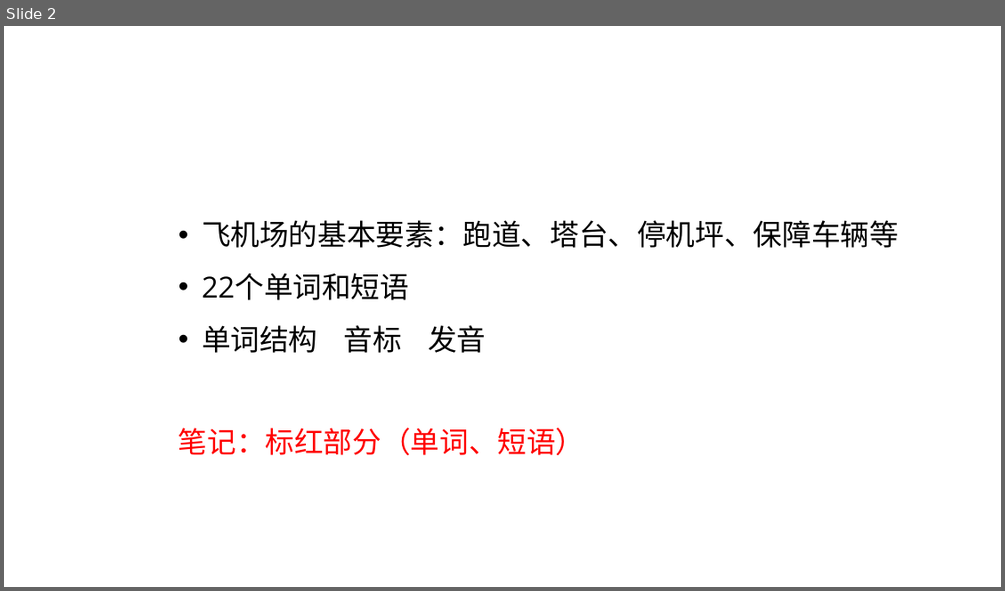
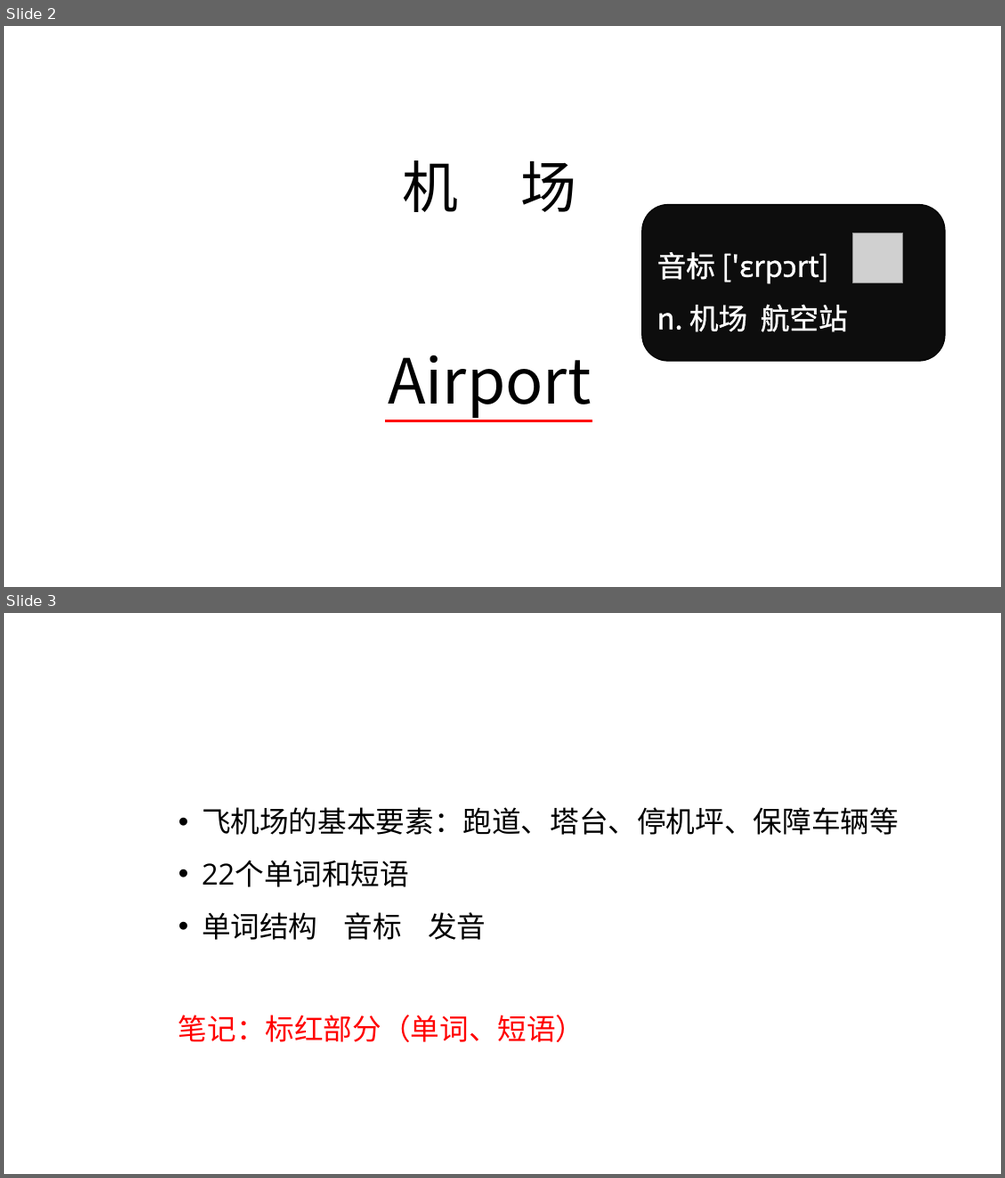
Before and after one commit to dlovegrace/english-teaching, a slide deck: airport sign.pptx. Shown one above the other, each under a label of ours: slide 2 before the commit, slides 2 and 3 after it. The pictures are 1005x591 and 1005x1178 pixels, drawn with LibreOffice and Linux fonts; fonts in the diff are those of the drawing; grey boxes stand for pictures. Boxes give left, top, right and bottom in pixels: in the first picture for what was removed or moved away, otherwise in the second. Text is boxed around its words. In the diff, an @@ line names an element or a change of style, - is before the commit and + after.

```diff
--- a/airport sign.pptx
+++ b/airport sign.pptx
@@ slide 2 added at (4, 26, 1001, 587), background #FFFFFF @@
@@ text added at (402, 160, 577, 212), 54 pt, text #000000 @@
+机 场
@@ rounded rectangle added at (642, 205, 945, 361), fill #0D0D0D, outline #000000 1 pt, 28 pt, text #FFFFFF @@
+音标 ['ɛrpɔrt]
+n. 机场 航空站
@@ picture added at (853, 233, 903, 283) @@
@@ text added at (388, 354, 591, 418), 60 pt, text #000000 @@
+Airport
@@ line added from (386, 421) to (592, 421), #FF0000 2.5 pt @@
@@ what was slide 2 is now slide 3 @@
```
Also in this commit, not shown: 3 slides changed, 2 other slides added.
